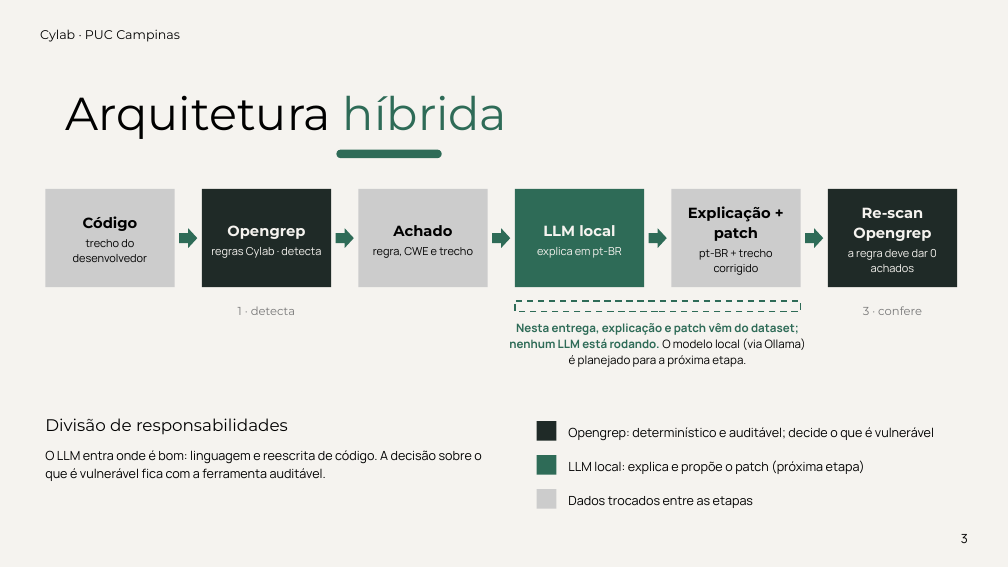
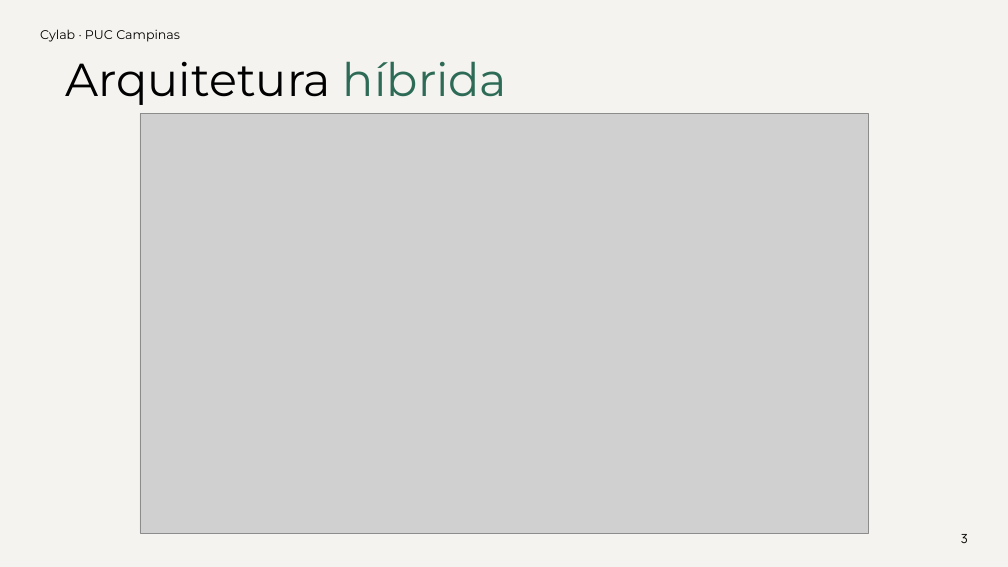
Before and after one commit to ArthurAlcausa/cylab-dataset, a slide deck: slide 3 of seminar/CYLAB_SEMINARIO_PUC.pptx. Drawn at 1008x567 pixels with LibreOffice and Linux fonts; fonts in the diff are those of the drawing; grey boxes stand for pictures. Boxes give left, top, right and bottom in pixels: in the first picture for what was removed or moved away, otherwise in the second. Text is boxed around its words. In the diff, an @@ line names an element or a change of style, - is before the commit and + after.

Commit message:
seminar: slides PUC v0.4-gold (576 pares, metodologia, diagrama)
Atualiza PPTX+PDF do seminário: v0.4-gold, slide de metodologia,
funil +100 realismo, arquitetura com logos sem banner FINAL.

```diff
--- a/seminar/CYLAB_SEMINARIO_PUC.pptx
+++ b/seminar/CYLAB_SEMINARIO_PUC.pptx
@@ text "Arquitetura híbrida": place and size @@
-text "Arquitetura híbrida" at bbox=[66, 95, 507, 139]
+text "Arquitetura híbrida" at bbox=[66, 61, 507, 105]
@@ picture added at bbox=[140, 113, 868, 533] @@
@@ rounded rectangle removed at bbox=[337, 150, 442, 158] @@
@@ rectangle removed at bbox=[45, 189, 175, 287] @@
-Código
-trecho do desenvolvedor
@@ rectangle removed at bbox=[202, 189, 331, 287] @@
-Opengrep
-regras Cylab · detecta
@@ rectangle removed at bbox=[358, 189, 488, 287] @@
-Achado
-regra, CWE e trecho
@@ rectangle removed at bbox=[515, 189, 644, 287] @@
-LLM local
-explica em pt-BR
@@ rectangle removed at bbox=[671, 189, 801, 287] @@
-Explicação + patch
-pt-BR + trecho corrigido
@@ rectangle removed at bbox=[828, 189, 957, 287] @@
-Re-scan Opengrep
-a regra deve dar 0 achados
@@ right arrow removed at bbox=[179, 228, 197, 248] @@
@@ right arrow removed at bbox=[336, 228, 354, 248] @@
@@ right arrow removed at bbox=[492, 228, 510, 248] @@
@@ right arrow removed at bbox=[649, 228, 667, 248] @@
@@ right arrow removed at bbox=[805, 228, 823, 248] @@
@@ text removed at bbox=[238, 307, 295, 315] @@
-1 · detecta
@@ text removed at bbox=[509, 323, 806, 367] @@
-Nesta entrega, explicação e patch vêm do dataset; nenhum LLM está rodando. O modelo local (via Ollama) é planejado para a próxima etapa.
@@ rectangle removed at bbox=[515, 301, 801, 312] @@
@@ text removed at bbox=[863, 306, 922, 315] @@
-3 · confere
@@ text removed at bbox=[45, 418, 288, 434] @@
-Divisão de responsabilidades
@@ rectangle removed at bbox=[537, 421, 557, 441] @@
@@ text removed at bbox=[568, 427, 934, 440] @@
-Opengrep: determinístico e auditável; decide o que é vulnerável
@@ text removed at bbox=[45, 450, 481, 481] @@
-O LLM entra onde é bom: linguagem e reescrita de código. A decisão sobre o que é vulnerável fica com a ferramenta auditável.
@@ rectangle removed at bbox=[537, 455, 557, 475] @@
@@ text removed at bbox=[568, 460, 865, 474] @@
-LLM local: explica e propõe o patch (próxima etapa)
@@ rectangle removed at bbox=[537, 489, 557, 509] @@
@@ text removed at bbox=[568, 496, 753, 508] @@
-Dados trocados entre as etapas
```
Also in this commit, not shown: 10 other slides changed, 1 slide added, 1 other file.
